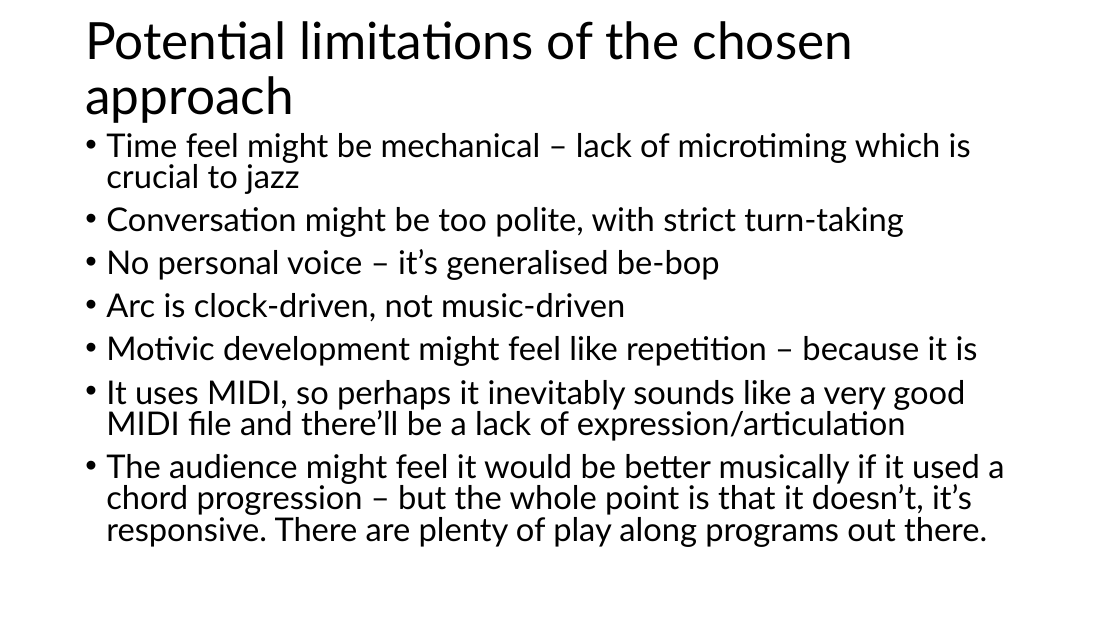
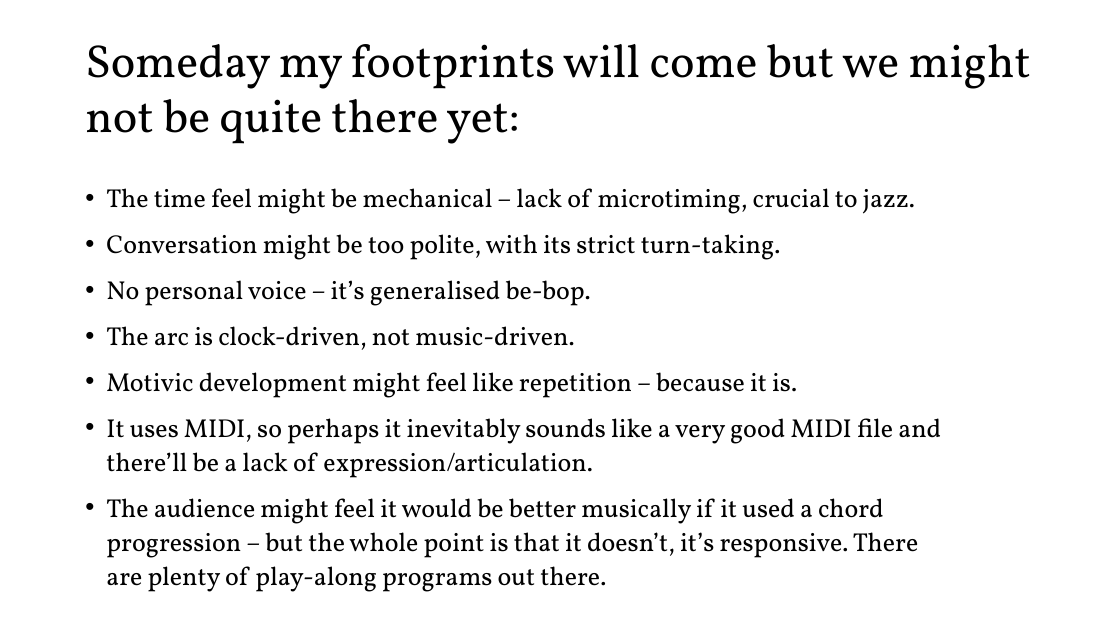
Before and after one commit to davidderoure/wolfson, a slide deck: slide 11 of docs/wolfson.pptx (slide 9 before the commit). Drawn at 1120x630 pixels with LibreOffice and Linux fonts; fonts in the diff are those of the drawing. Boxes give left, top, right and bottom in pixels: in the first picture for what was removed or moved away, otherwise in the second. Text is boxed around its words. In the diff, an @@ line names an element or a change of style, - is before the commit and + after.

```diff
--- a/docs/wolfson.pptx
+++ b/docs/wolfson.pptx
@@ title at bbox=[85, 44, 1031, 144]: text changed; size 44 to 39.6 pt; font Lato to Vollkorn @@
-Potential limitations of the chosen approach
+Someday my footprints will come but we might not be quite there yet:
@@ text at bbox=[106, 188, 941, 592]: text changed; size 28 to 22.2 pt; font Lato to Vollkorn @@
-• Time feel might be mechanical – lack of microtiming which is crucial to jazz
-• Conversation might be too polite, with strict turn-taking
-• No personal voice – it’s generalised be-bop
-• Arc is clock-driven, not music-driven
-• Motivic development might feel like repetition – because it is
-• It uses MIDI, so perhaps it inevitably sounds like a very good MIDI file and there’ll be a lack of expression/articulation
-• The audience might feel it would be better musically if it used a chord progression – but the whole point is that it doesn’t, it’s responsive. There are plenty of play along programs out there.
+• The time feel might be mechanical – lack of microtiming, crucial to jazz.
+• Conversation might be too polite, with its strict turn-taking.
+• No personal voice – it’s generalised be-bop.
+• The arc is clock-driven, not music-driven.
+• Motivic development might feel like repetition – because it is.
+• It uses MIDI, so perhaps it inevitably sounds like a very good MIDI file and there’ll be a lack of expression/articulation.
+• The audience might feel it would be better musically if it used a chord progression – but the whole point is that it doesn’t, it’s responsive. There are plenty of play-along programs out there.
```
Also in this commit, not shown: 6 other slides changed, 3 slides added, 1 slide removed, 1 other file.
